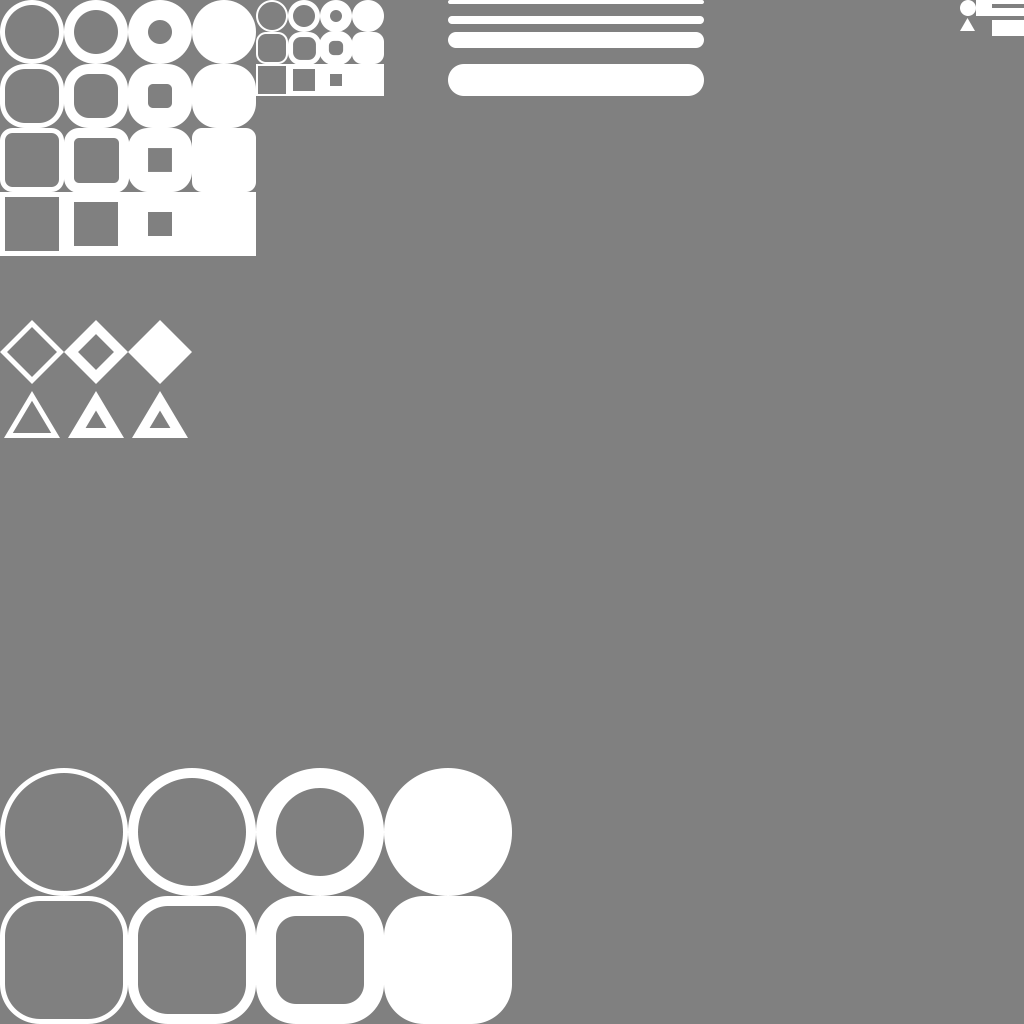
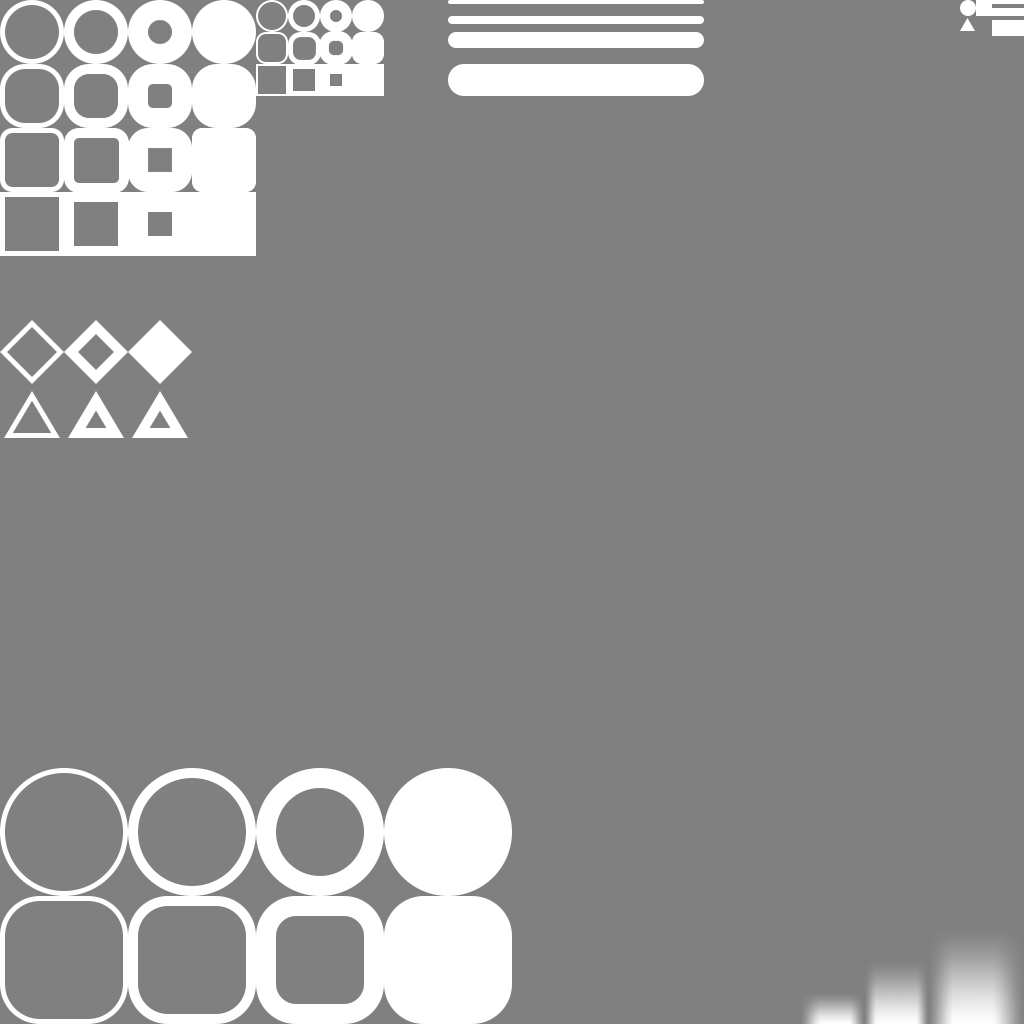
Revision of a layered 1024×1024 image; what changed, layer by layer:
added group "组 4" with 3 layers above "16" over [left=801, top=932, right=1023, bottom=1024]
added layer "矩形 2 拷贝 2" in group "组 4" over [left=801, top=994, right=864, bottom=1024]
added layer "矩形 2 拷贝" in group "组 4" over [left=865, top=963, right=928, bottom=1024]
added layer "矩形 2" in group "组 4" over [left=929, top=932, right=1023, bottom=1024]
